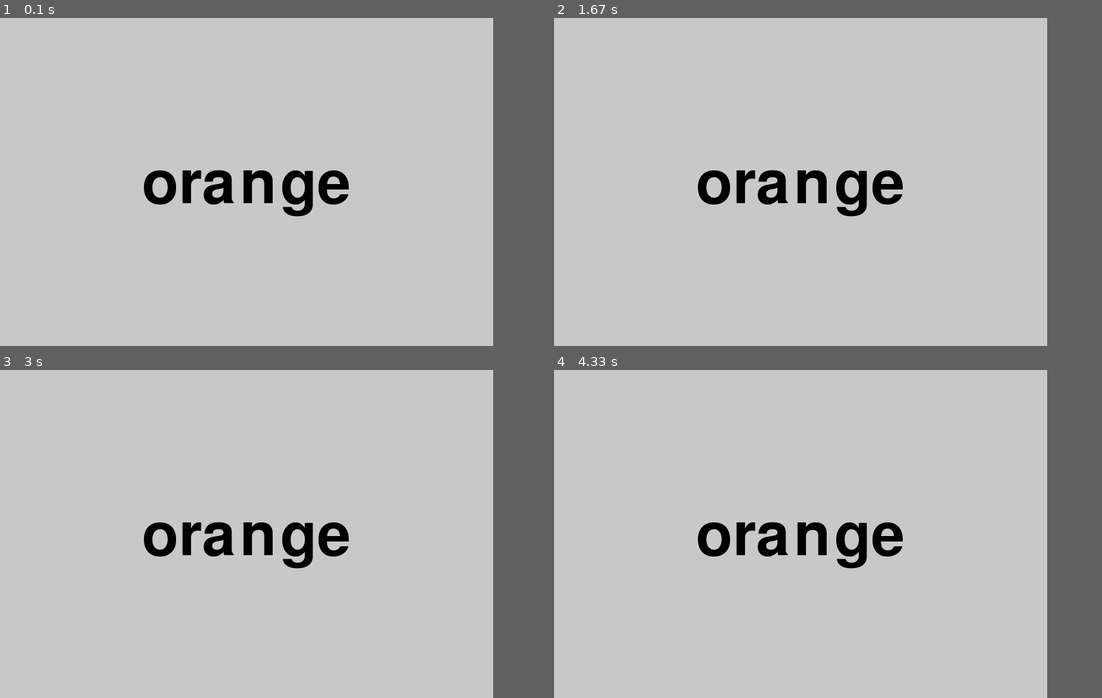
Above: before the commit, frames 1-4 (two rows, left to right).
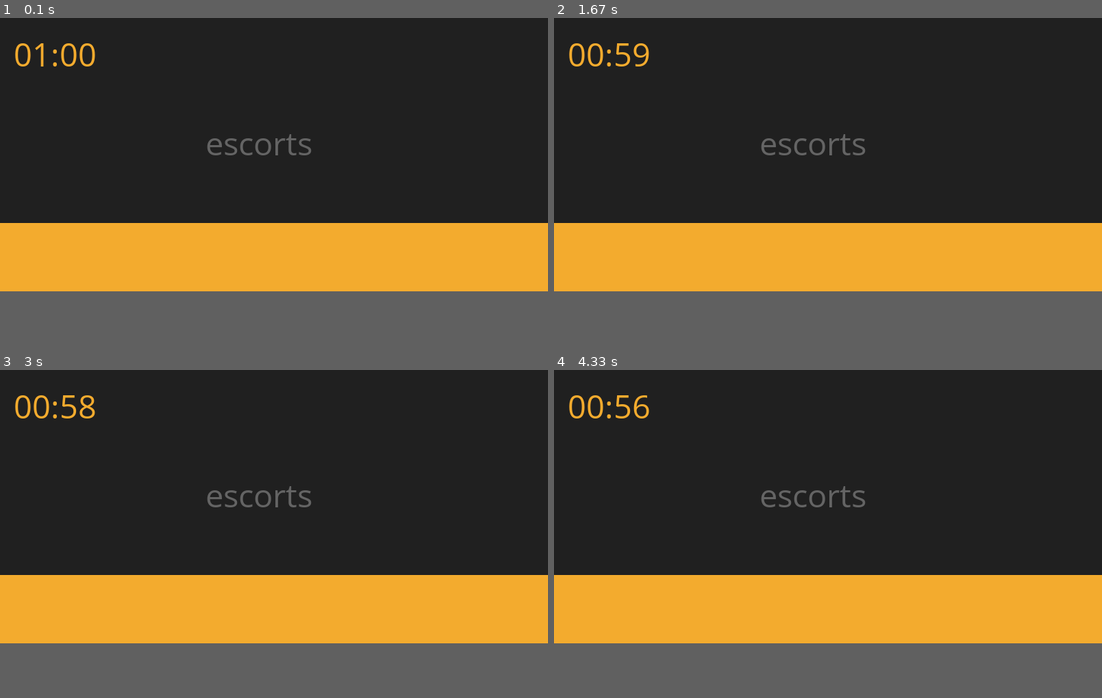
Above: after the commit, the same moments.

Repository: nganLikeable/Typing-game_pygame
Game: pygame game, started from Button.py
Two runs of this game, one before a commit and one after it. Both use one fixed random seed, a clock stepped at 60 frames per second and the inputs below.
Inputs:
- Up to frame 1 (0.1 s): no input
- Up to frame 2 (1.67 s): tap Enter at 0.33 s
- Up to frame 3 (3 s): hold Backspace 1.67-2.13 s
- Up to frame 4 (4.33 s): no input
In our replay, the window is 720x480 before the commit and 800x400 after it. These sizes can differ from the game's own. Grey fills any space a smaller window leaves; there, only what the larger window draws over its background counts as a difference.

The runs differ from the first frame. In frame 1, 77% of the frame differs, in the area x 0-100%, y 0-84%; in frame 2, 77%; in frame 3, 77%; in frame 4, 77%.

Commit message:
class added

Diff:
--- a/Button.py
+++ b/Button.py
@@ -1,62 +1,102 @@
-# -*- coding: utf-8 -*-
-""" タイピングゲーム """
+import pygame
+from sys import exit
+import random
 
-import random
-import sys
+pygame.init()
+pygame.font.init()
 
-import pygame
+# Screen size
+HEIGHT = 400
+WIDTH = 800
+screen = pygame.display.set_mode((WIDTH, HEIGHT))
+
+# Screen caption + icon
+pygame.display.set_caption("Typing")
+icon = pygame.image.load('cartoon.jpg')
+pygame.display.set_icon(icon)
+
+# Font
+font = pygame.font.SysFont("Comic Sans MS", 50)
+
+# Colors
+YELLOW = (243, 171, 46)
+GRAY = (100, 100, 100)
+BACKGROUND_COLOR = (32, 32, 32)
+
+# Clock & timer
+clock = pygame.time.Clock()
+countdown_time = 60  # seconds
+start_ticks = pygame.time.get_ticks()
 
 
-def select_word():
-    """ 単語帳からランダムに単語を選ぶ """
-    word_list = [
-        'apple',
-        'banana',
-        'cherry',
-        'melon',
-        'orange'
-    ]
-
-    num_of_elements = len(word_list)
-    i = random.randint(0, num_of_elements - 1)
-    return word_list[i]
+def draw_background():
+    pygame.draw.rect(screen, YELLOW, (0, HEIGHT - 100, WIDTH, 100))
 
 
-def cut_head_char(word):
-    """ 文字列の先頭を削除する """
-    return word[1:]
+def draw_countdown():
+    seconds_passed = (pygame.time.get_ticks() - start_ticks) // 1000
+    time_left = countdown_time - seconds_passed
+
+    if time_left > 0:
+        mins_left, seconds_left = divmod(time_left, 60)
+        countdown_surface = font.render(f'{mins_left:02d}:{seconds_left:02d}', True, YELLOW)
+    else:
+        countdown_surface = font.render("Boom!", True, YELLOW)
+
+    screen.blit(countdown_surface, (20, 20))
+    return time_left > 0
 
 
-def is_empty_word(word):
-    """ 単語が空かチェック
-    空の時はTrueを返す。"""
-    return not word
+def get_word(filename):
+    with open(filename) as f:
+        word_list = [word.strip() for word in f]
+    return random.choice(word_list)
 
 
-def run_game():
-    """ ゲーム実行 """
-    pygame.init()
-    screen = pygame.display.set_mode((720, 480))
-    font_big = pygame.font.SysFont(None, 128)
-    word = select_word()
+def run():
+    word = get_word("words.txt")
+    current_input = ""
 
     while True:
-        screen.fill((200, 200, 200))
+        screen.fill(BACKGROUND_COLOR)
+        draw_background()
+        game_running = draw_countdown()
 
-        sf_word = font_big.render(word, True, (0, 0, 0))
-        center_x = screen.get_rect().width / 2 - sf_word.get_rect().width / 2
-        screen.blit(sf_word, (center_x, 200))
+        if not game_running:
+            pygame.display.update()
+            continue
+
+        # Draw the original word in gray
+        full_word_surface = font.render(word, True, GRAY)
+        screen.blit(full_word_surface, (WIDTH // 2 - 100, HEIGHT // 2 - 50))
+
+        # Draw the typed part in yellow
+        typed_surface = font.render(current_input, True, YELLOW)
+        screen.blit(typed_surface, (WIDTH // 2 - 100, HEIGHT // 2 - 50))
 
         pygame.display.update()
 
         for event in pygame.event.get():
             if event.type == pygame.QUIT:
-                sys.exit()
+                pygame.quit()
+                exit()
+
             if event.type == pygame.KEYDOWN:
-                if chr(event.key) == word[0]:
-                    word = cut_head_char(word)
-                    if is_empty_word(word):
-                        word = select_word()
+                if event.key == pygame.K_BACKSPACE:
+                    current_input = current_input[:-1]
+                else:
+                    # get keyboard input
+                    char = event.unicode
+
+                    # Only accept if the next char matches
+                    if len(current_input) < len(word) and char == word[len(current_input)]:
+                        current_input += char
+
+                    if current_input == word:
+                        word = get_word("words.txt")
+                        current_input = ""
+
+        clock.tick(60)
 
 
-run_game()
+run()
--- /dev/null
+++ b/idea.txt
@@ -0,0 +1,3 @@
+cat moving from left to right in the beginning, then start :)))
+tab for restart
+turn typed letters into dots
--- /dev/null
+++ b/main.py
@@ -0,0 +1,100 @@
+import pygame
+from sys import exit
+import random
+
+class TypingGame:
+    def __init__ (self):
+        self.HEIGHT = 600
+        self.WIDTH = 800
+        self.screen = pygame.display.set_mode((self.WIDTH, self.HEIGHT))
+        self.running = True
+        self.score = 0
+
+        pygame.font.init()
+        self.font = pygame.font.SysFont("Comic Sans MS", 50)
+
+
+        self.clock = pygame.time.Clock()
+        self.start = pygame.time.get_ticks()
+        self.duration = 60
+
+        # colors
+        self.BACKGROUND_COLOR = (32,32,32)
+        self.CUSTARD = (243, 171, 46)
+        self.GRAY = (100, 100, 100)
+
+        pygame.init()
+
+        pygame.display.set_caption("CatType")
+        self.icon = pygame.image.load('cat.jpg')
+        pygame.display.set_icon(self.icon)
+
+        self.clock = pygame.time.Clock()
+
+    def draw_background(self):
+        pygame.draw.rect(self.screen, self.CUSTARD, (0, self.HEIGHT - 100, self.WIDTH, 100), 0) # (x, y, width, height)
+
+    def display_timer(self):
+        seconds_passed = (pygame.time.get_ticks() - self.start) // 1000
+        time_left = self.duration - seconds_passed
+
+        if time_left > 0:
+            mins_left, secs_left = divmod(time_left, 60)
+            timer_surface = self.font.render(f'{mins_left:02d}:{secs_left:02d}', True, self.BACKGROUND_COLOR)
+        else:
+            timer_surface = self.font.render("Kaboom", True, self.CUSTARD)
+
+        timer_rect = timer_surface.get_rect(bottomleft=(20, self.HEIGHT - 20))
+        self.screen.blit(timer_surface, timer_rect)
+
+    def display_score(self):
+        score_surface = self.font.render(f'Score: {self.score}', True, self.BACKGROUND_COLOR)
+        score_rect = score_surface.get_rect(bottomleft=(self.WIDTH - 250, self.HEIGHT - 20))
+        self.screen.blit(score_surface, score_rect)
+
+    def read_file(self, filename):
+        with open (filename) as f:
+            wordList = [word.strip() for word in f]
+        return wordList
+
+    # return a random word from the wordlist
+    def get_word(self, lst):
+        return lst[random.randint(0, len(lst) - 1)]
+
+    # remove the typed letter
+    def remove_typed(self, word):
+        return word[1:]
+
+    def is_empty(self, word):
+        return len(word) == 0
+
+    def display_word(self, word):
+        word_surface = self.font.render(f"{word}", True, self.CUSTARD)
+        self.screen.blit(word_surface, (self.WIDTH//2, self.HEIGHT//2))
+
+    def run(self):
+        while self.running:
+            # clear the screen after each display/loop
+            self.screen.fill(self.BACKGROUND_COLOR)
+            self.draw_background()
+            self.display_timer()
+            self.display_score()
+
+            pygame.display.update()
+
+            lst = self.read_file("words.txt")
+            word = self.get_word(lst)
+            self.display_word(word)
+
+
+            for event in pygame.event.get():
+                if event.type == pygame.QUIT:
+                    exit()
+
+                # get keyboard input letter
+                if event.type == pygame.KEYDOWN:
+                    char = event.unicode
+
+
+
+TypingGame().run()
--- a/t.py
+++ b/t.py
@@ -7,9 +7,14 @@
 pygame.font.init()
 
 # Screen size
-HEIGHT = 800
-WIDTH = 1200
+HEIGHT = 600
+WIDTH = 800
 screen = pygame.display.set_mode((WIDTH, HEIGHT)) # tuple
+
+# Colors
+CUSTARD = (243, 171, 46)
+GRAY = (100, 100, 100)
+BACKGROUND_COLOR = (32, 32, 32)
 
 # Screen caption + icon
 pygame.display.set_caption("Typing")
@@ -17,7 +22,7 @@
 pygame.display.set_icon(icon)
 
 # font
-font = pygame.font.SysFont("Somic Sans MS", 50)
+font = pygame.font.SysFont("Comic Sans MS", 50)
 
 
 # Clock object
@@ -25,7 +30,7 @@
 start_ticks = pygame.time.get_ticks()
 
 def draw_background():
-    pygame.draw.rect(screen, (243, 171, 46), (0, HEIGHT - 100, WIDTH, 100), 0 ) #(x, y, width, height)
+    pygame.draw.rect(screen, CUSTARD, (0, HEIGHT - 100, WIDTH, 100), 0 ) #(x, y, width, height)
 
 def draw_countdown(countdown_time):
     seconds_passed = (pygame.time.get_ticks() - start_ticks)//1000 # in milliseconds
@@ -34,11 +39,16 @@
         # display on screen
     if time_left > 0:
         mins_left, seconds_left = divmod(time_left, 60)
-        countdown_surface = font.render(f'{mins_left:02d}:{seconds_left:02d}', True, (243, 171, 46))  # returns the quotient and remainder
+        countdown_surface = font.render(f'{mins_left:02d}:{seconds_left:02d}', True, CUSTARD)  # returns the quotient and remainder
     else:
-        countdown_surface = font.render(f"Boom!", True, (243, 171, 46))
+        countdown_surface = font.render(f"Boom!", True, CUSTARD)
 
     screen.blit(countdown_surface , (20,20))
+
+def display_score():
+    score = 0
+    score_surface = font.render(f'{score}', True, CUSTARD)
+    screen.blit(score_surface , (120,20))
 
 
 
@@ -68,8 +78,10 @@
 
         draw_background()
         draw_countdown(countdown_time)
-        word = get_word("words.txt")
-        display_word = font.render(word, True, (243, 171, 46))
+        display_score()
+        #word = get_word("words.txt")
+        word = "Ngan"
+        display_word = font.render(word, True, CUSTARD)
         screen.blit(display_word, (WIDTH/2, HEIGHT/2))
 
         pygame.display.update()
@@ -79,10 +91,8 @@
                 exit()
 
             if event.type == pygame.KEYDOWN:
-                if chr(event.key) == word[0]:
-                    word = remove_head(word)
-                    if is_empty(word):
-                        word = get_word("words.txt")
+                pass
+
 
 
 run()
--- a/tempCodeRunnerFile.py
+++ b/tempCodeRunnerFile.py
@@ -1 +1,164 @@
-0, HEIGHT - 100, WIDTH, 100
+import pygame
+from pygame.locals import *
+import sys
+import time
+import random
+
+# 750 x 500
+
+class Game:
+
+    def __init__(self):
+        self.w=750
+        self.h=500
+        self.reset=True
+        self.active = False
+        self.input_text=''
+        self.word = ''
+        self.time_start = 0
+        self.total_time = 0
+        self.accuracy = '0%'
+        self.results = 'Time:0 Accuracy:0 % Wpm:0 '
+        self.wpm = 0
+        self.end = False
+        self.HEAD_C = (255,213,102)
+        self.TEXT_C = (240,240,240)
+        self.RESULT_C = (255,70,70)
+
+
+        pygame.init()
+
+
+
+        self.screen = pygame.display.set_mode((self.w,self.h))
+        pygame.display.set_caption('Type Speed test')
+
+
+    def draw_text(self, screen, msg, y ,fsize, color):
+        font = pygame.font.Font(None, fsize)
+        text = font.render(msg, 1,color)
+        text_rect = text.get_rect(center=(self.w/2, y))
+        screen.blit(text, text_rect)
+        pygame.display.update()
+
+    def get_sentence(self):
+        f = open('words.txt').read()
+        sentences = f.split('\n')
+        sentence = random.choice(sentences)
+        return sentence
+
+    def show_results(self, screen):
+        if(not self.end):
+            #Calculate time
+            self.total_time = time.time() - self.time_start
+
+            #Calculate accuracy
+            count = 0
+            for i,c in enumerate(self.word):
+                try:
+                    if self.input_text[i] == c:
+                        count += 1
+                except:
+                    pass
+            self.accuracy = count/len(self.word)*100
+
+            #Calculate words per minute
+            self.wpm = len(self.input_text)*60/(5*self.total_time)
+            self.end = True
+            print(self.total_time)
+
+            self.results = 'Time:'+str(round(self.total_time)) +" secs   Accuracy:"+ str(round(self.accuracy)) + "%" + '   Wpm: ' + str(round(self.wpm))
+
+            # draw icon image
+            self.time_img = pygame.image.load('icon.png')
+            self.time_img = pygame.transform.scale(self.time_img, (150,150))
+            #screen.blit(self.time_img, (80,320))
+            screen.blit(self.time_img, (self.w/2-75,self.h-140))
+            self.draw_text(screen,"Reset", self.h - 70, 26, (100,100,100))
+
+            print(self.results)
+            pygame.display.update()
+
+    def run(self):
+        self.reset_game()
+
+
+        self.running=True
+        while(self.running):
+            clock = pygame.time.Clock()
+            self.screen.fill((0,0,0), (50,250,650,50))
+            pygame.draw.rect(self.screen,self.HEAD_C, (50,250,650,50), 2)
+            # update the text of user input
+            self.draw_text(self.screen, self.input_text, 274, 26,(250,250,250))
+            pygame.display.update()
+            for event in pygame.event.get():
+                if event.type == QUIT:
+                    self.running = False
+                    sys.exit()
+                elif event.type == pygame.MOUSEBUTTONUP:
+                    x,y = pygame.mouse.get_pos()
+                    # position of input box
+                    if(x>=50 and x<=650 and y>=250 and y<=300):
+                        self.active = True
+                        self.input_text = ''
+                        self.time_start = time.time()
+                     # position of reset box
+                    if(x>=310 and x<=510 and y>=390 and self.end):
+                        self.reset_game()
+                        x,y = pygame.mouse.get_pos()
+
+
+                elif event.type == pygame.KEYDOWN:
+                    if self.active and not self.end:
+                        if event.key == pygame.K_RETURN:
+                            print(self.input_text)
+                            self.show_results(self.screen)
+                            print(self.results)
+                            self.draw_text(self.screen, self.results,350, 28, self.RESULT_C)
+                            self.end = True
+
+                        elif event.key == pygame.K_BACKSPACE:
+                            self.input_text = self.input_text[:-1]
+                        else:
+                            try:
+                                self.input_text += event.unicode
+                            except:
+                                pass
+
+            pygame.display.update()
+
+
+        clock.tick(60)
+
+    def reset_game(self):
+
+        pygame.display.update()
+        time.sleep(1)
+
+        self.reset=False
+        self.end = False
+
+        self.input_text=''
+        self.word = ''
+        self.time_start = 0
+        self.total_time = 0
+        self.wpm = 0
+
+        # Get random sentence
+        self.word = self.get_sentence()
+        if (not self.word): self.reset_game()
+        #drawing heading
+        self.screen.fill((0,0,0))
+        msg = "Typing Speed Test"
+        self.draw_text(self.screen, msg,80, 80,self.HEAD_C)
+        # draw the rectangle for input box
+        pygame.draw.rect(self.screen,(255,192,25), (50,250,650,50), 2)
+
+        # draw the sentence string
+        self.draw_text(self.screen, self.word,200, 28,self.TEXT_C)
+
+        pygame.display.update()
+
+
+
+Game().run()
Binary file added: cat.gif
Binary file added: cat.jpg
